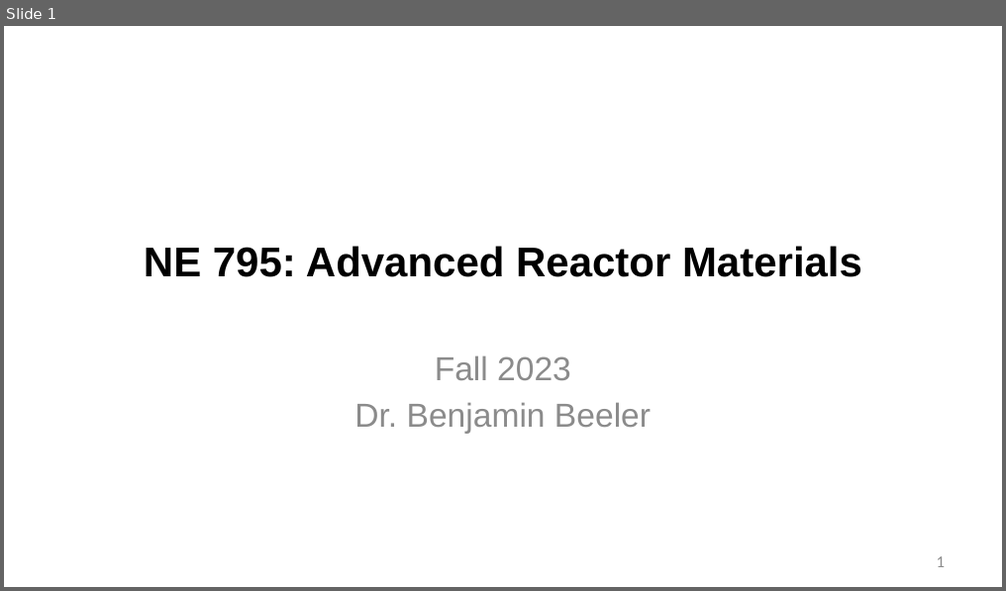
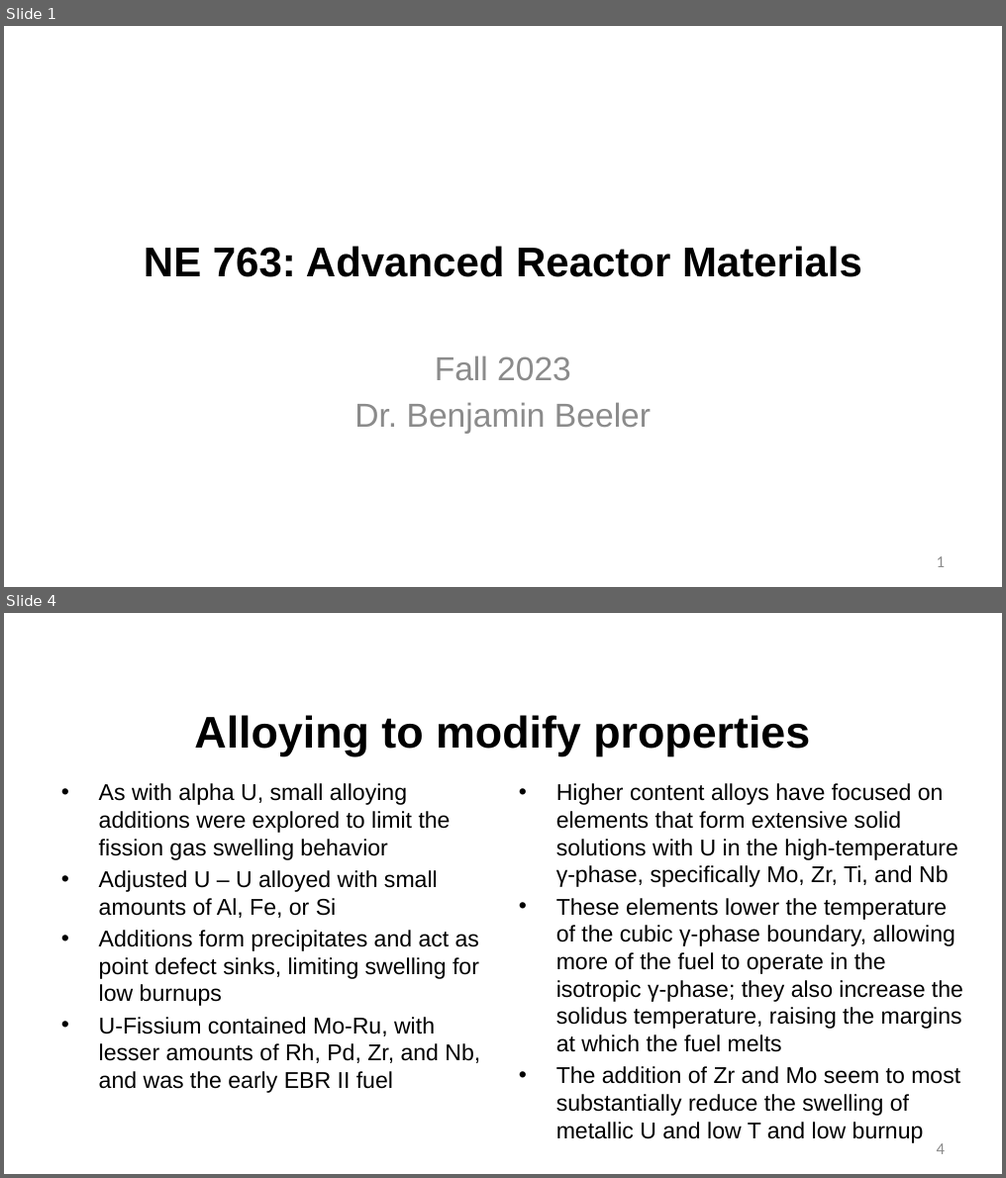
Before and after one commit to benbeeler/TEACHING, a slide deck: Advanced Reactor Materials/Fall2025/Lec9_SFRs.pptx. Shown one above the other, each under a label of ours: slide 1 before the commit, slides 1 and 4 after it; the slides between them are not shown. The pictures are 1006x591 and 1006x1178 pixels, drawn with LibreOffice and Linux fonts; fonts in the diff are those of the drawing; background and template pictures are left out. Boxes give left, top, right and bottom in pixels: in the first picture for what was removed or moved away, otherwise in the second. Text is boxed around its words. In the diff, an @@ line names an element or a change of style, - is before the commit and + after.

```diff
--- a/Advanced Reactor Materials/Fall2025/Lec9_SFRs.pptx
+++ b/Advanced Reactor Materials/Fall2025/Lec9_SFRs.pptx
@@ slide 4 added at <box>4,613,1002,1174</box>, background #FFFFFF @@
@@ title added at <box>194,715,810,757</box>, 42.7 pt, text #000000, bold @@
+Alloying to modify properties
@@ text added at <box>99,783,480,1093</box>, 22 pt, text #000000 @@
+• As with alpha U, small alloying additions were explored to limit the fission gas swelling behavior
+• Adjusted U – U alloyed with small amounts of Al, Fe, or Si
+• Additions form precipitates and act as point defect sinks, limiting swelling for low burnups
+• U-Fissium contained Mo-Ru, with lesser amounts of Rh, Pd, Zr, and Nb, and was the early EBR II fuel
@@ text added at <box>556,783,963,1116</box>, 22 pt, text #000000 @@
+• Higher content alloys have focused on elements that form extensive solid solutions with U in the high-temperature γ-phase, specifically Mo, Zr, Ti, and Nb
+• These elements lower the temperature of the cubic γ-phase boundary, allowing more of the fuel to operate in the isotropic γ-phase; they also increase the solidus temperature, raising the margins at which the fuel melts
+• The addition of Zr and Mo seem to most substantially reduce the swelling of metallic U and low T and low burnup
@@ page number added at <box>937,1144,944,1155</box>, 16 pt, text #8C8C8C @@
+4
@@ slide 1 changed as well @@
@@ title at <box>144,246,862,277</box>: text changed @@
-NE 795: Advanced Reactor Materials
+NE 763: Advanced Reactor Materials
```
Also in this commit, not shown: 3 other slides changed, 38 other slides added, 30 slides removed, 27 other files.
